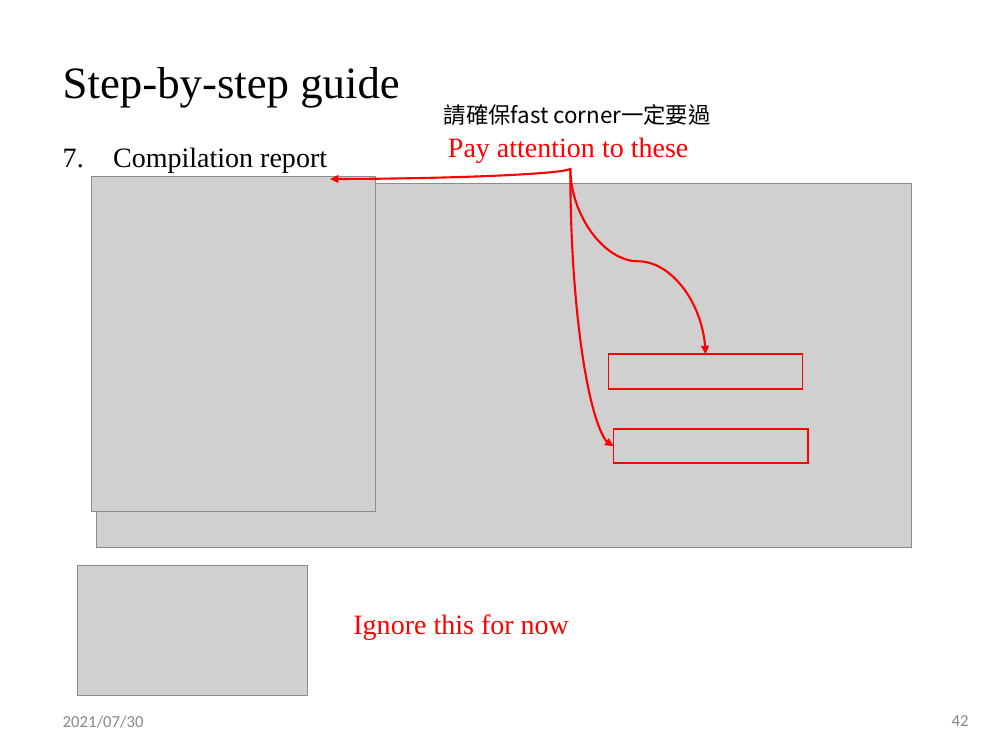
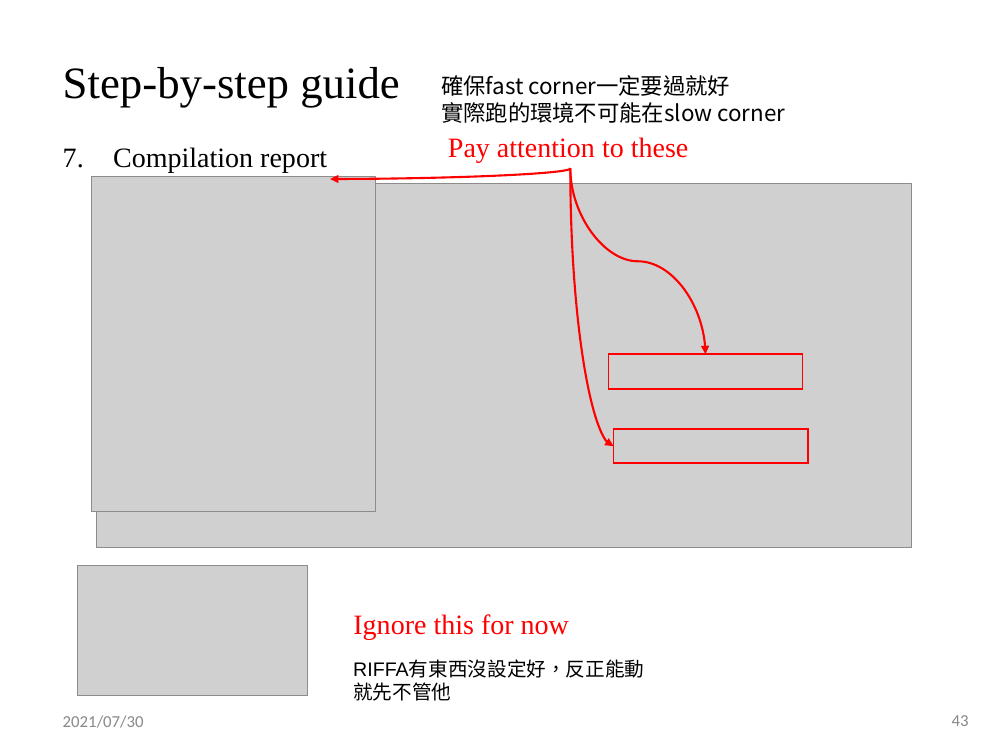
Before and after one commit to shihjimmy/riffa, a slide deck: slide 43 of RIFFA_tutorial_2025.pptx (slide 42 before the commit). Drawn at 1008x756 pixels with LibreOffice and Linux fonts; fonts in the diff are those of the drawing; grey boxes stand for pictures; background and template pictures are left out. Boxes give left, top, right and bottom in pixels: in the first picture for what was removed or moved away, otherwise in the second. Text is boxed around its words. In the diff, an @@ line names an element or a change of style, - is before the commit and + after.

```diff
--- a/RIFFA_tutorial_2025.pptx
+++ b/RIFFA_tutorial_2025.pptx
@@ text at bbox=[441, 75, 786, 123]: text changed @@
-請確保fast corner一定要過
+確保fast corner一定要過就好
+實際跑的環境不可能在slow corner
@@ text added at bbox=[353, 660, 644, 701], 14 pt, text #000000 @@
+RIFFA有東西沒設定好，反正能動就先不管他
@@ page number at bbox=[952, 715, 969, 726]: text changed @@
-42
+43
```
Also in this commit, not shown: 40 other slides changed, 1 slide added, 2 slides removed.
